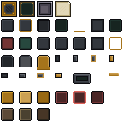
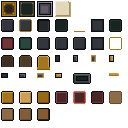
Revision of a layered 128x128 image; what changed, layer by layer:
painted on "kontor" over [2, 1, 122, 120]
